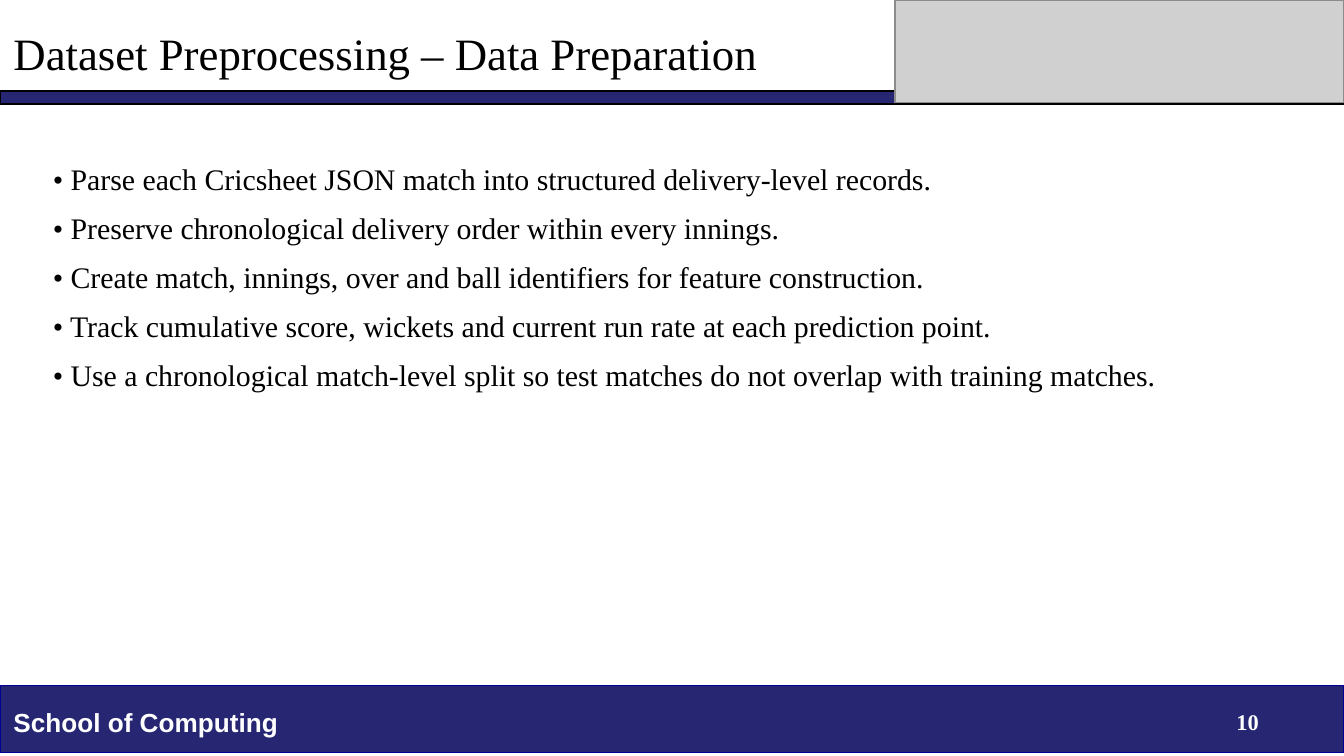
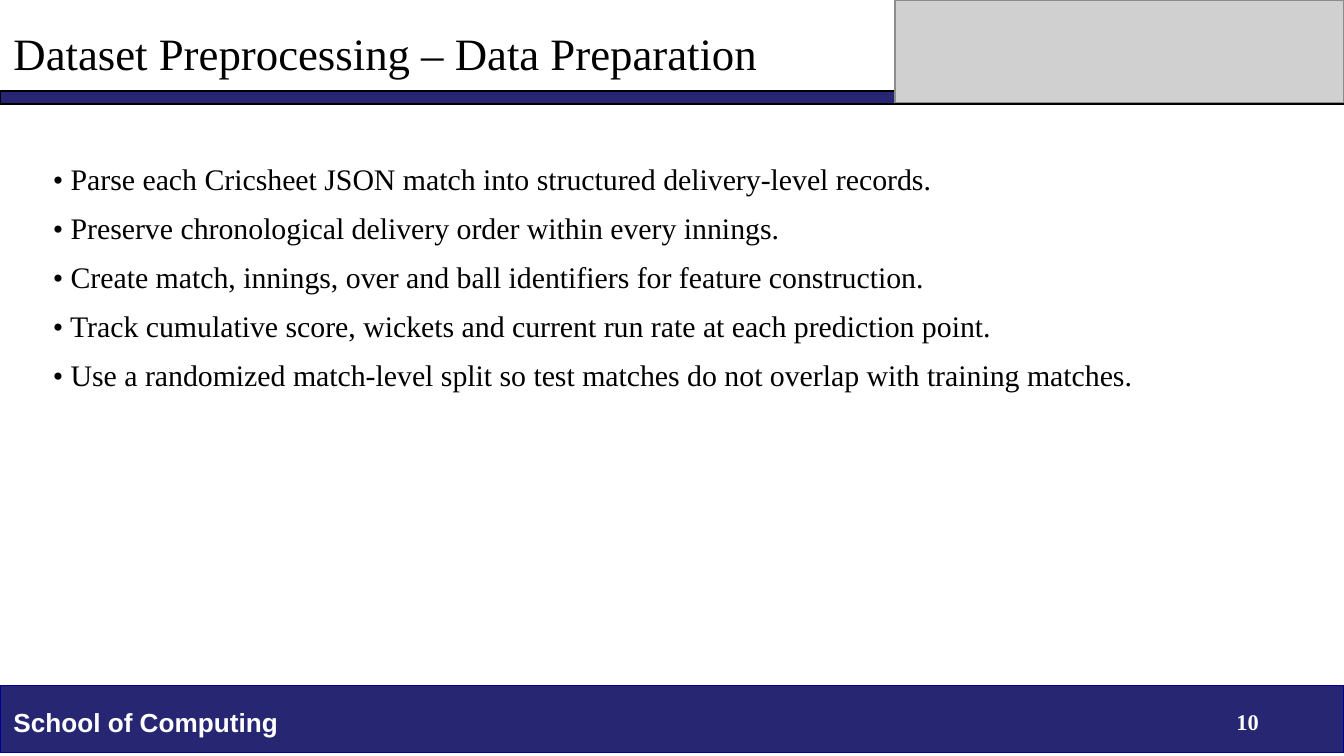
Before and after one commit to VPriyaDharshini2/cricket-score-prediction-ml, a slide deck: slide 10 of Temporal Feature-Driven Machine Learning Framework for ODI Score Prediction and Player Role Classification.pptx. Drawn at 1344x756 pixels with LibreOffice and Linux fonts; fonts in the diff are those of the drawing; grey boxes stand for pictures; background and template pictures are left out. Boxes give left, top, right and bottom in pixels: in the first picture for what was removed or moved away, otherwise in the second. Text is boxed around its words. In the diff, an @@ line names an element or a change of style, - is before the commit and + after.

Commit message:
Add chronological evaluation and update presentation

```diff
--- a/Temporal Feature-Driven Machine Learning Framework for ODI Score Prediction and Player Role Classification.pptx
+++ b/Temporal Feature-Driven Machine Learning Framework for ODI Score Prediction and Player Role Classification.pptx
@@ text at [71,365,1132,392]: text changed @@
-• Use a chronological match-level split so test matches do not overlap with training matches.
+• Use a randomized match-level split so test matches do not overlap with training matches.
```
Also in this commit, not shown: 3 other slides changed, 1 other file.
